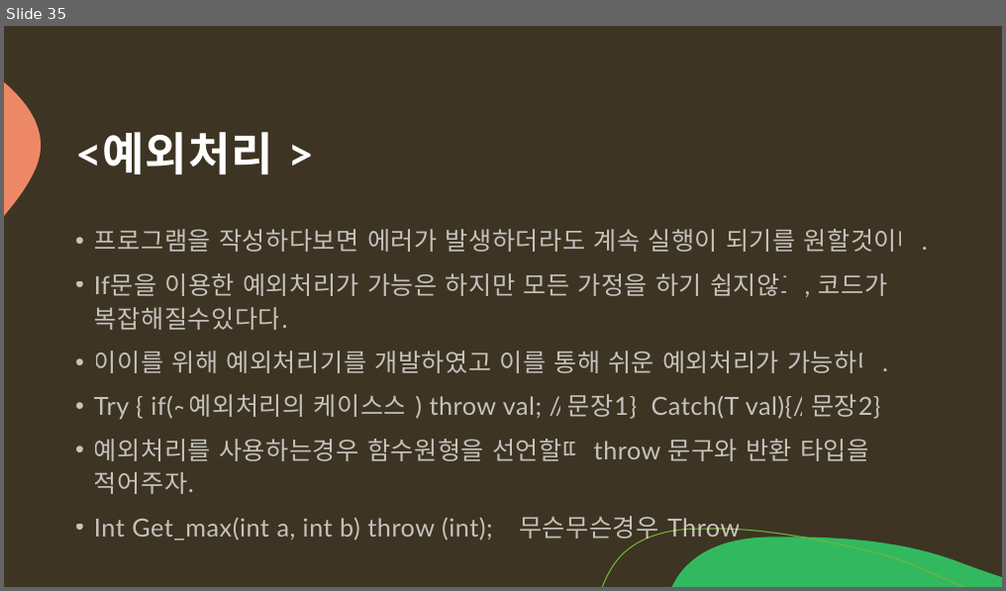
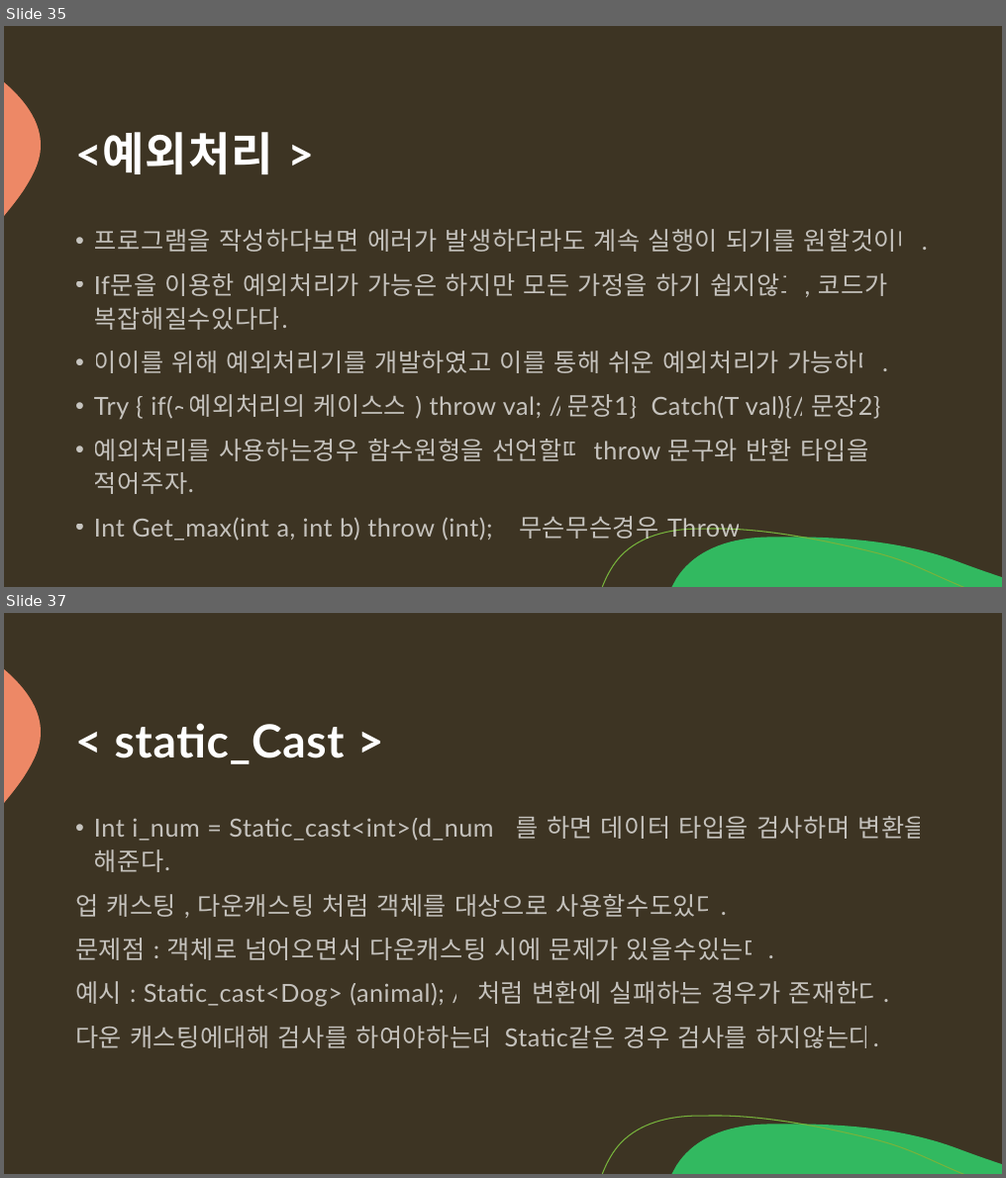
Before and after one commit to arkchimy/_Algorithm, a slide deck: 전공지식/C언어의 기초/C언어 기초지식.pptx. Shown one above the other, each under a label of ours: slide 35 before the commit, slides 35 and 37 after it; the slides between them are not shown. The pictures are 1006x591 and 1006x1178 pixels, drawn with LibreOffice and Linux fonts; fonts in the diff are those of the drawing. Boxes give left, top, right and bottom in pixels: in the first picture for what was removed or moved away, otherwise in the second. Text is boxed around its words. In the diff, an @@ line names an element or a change of style, - is before the commit and + after.

Commit message:
[C++ 지식Update] Static_Cast & dynamic_Cast  & template

```diff
--- a/전공지식/C언어의 기초/C언어 기초지식.pptx
+++ b/전공지식/C언어의 기초/C언어 기초지식.pptx
@@ slide 37 added at (4,613,1002,1174), background #3D3423; not listed: 3 template elements that a slide beside it also shows @@
@@ title added at (115,723,345,764), 44 pt, text #FFFFFF, bold @@
+< static_Cast >
@@ text added at (75,816,929,1049), 24 pt, text #FFFFFF at 70% opacity @@
+• Int i_num = Static_cast<int>(d_num); 를 하면 데이터 타입을 검사하며 변환을 해준다.
+업 캐스팅 , 다운캐스팅 처럼 객체를 대상으로 사용할수도있다.
+문제점 : 객체로 넘어오면서 다운캐스팅 시에 문제가 있을수있는데.
+예시 : Static_cast<Dog> (animal); // 처럼 변환에 실패하는 경우가 존재한다.
+다운 캐스팅에대해 검사를 하여야하는데 Static같은 경우 검사를 하지않는다.
```
Also in this commit, not shown: 5 other slides added.
